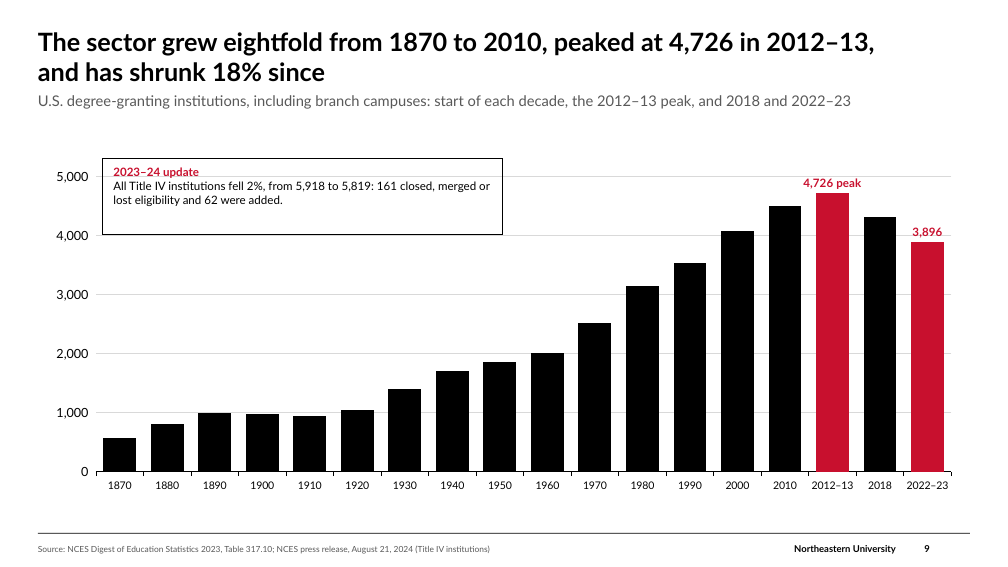
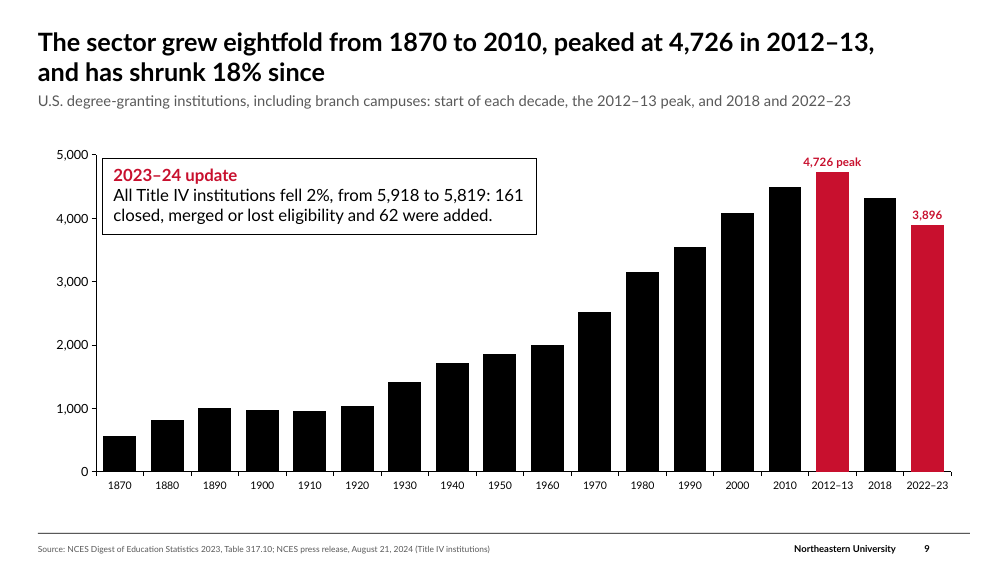
Before and after one commit to brettcsweet/Tonys-repo, a slide deck: slide 9 of GC_Financial_Update_2026-09-30.pptx. Drawn at 1008x567 pixels with LibreOffice and Linux fonts; fonts in the diff are those of the drawing; background and template pictures are left out. Boxes give left, top, right and bottom in pixels: in the first picture for what was removed or moved away, otherwise in the second. Text is boxed around its words. In the diff, an @@ line names an element or a change of style, - is before the commit and + after.

```diff
--- a/GC_Financial_Update_2026-09-30.pptx
+++ b/GC_Financial_Update_2026-09-30.pptx
@@ column chart at bbox=[38, 140, 970, 499] @@
@@ category axis changed @@
@@ value axis changed @@
@@ rectangle: place and size @@
-rectangle at bbox=[102, 159, 503, 234]
+rectangle at bbox=[102, 159, 537, 234]
@@ text "2023–24 update" at bbox=[113, 168, 524, 224]: size 11 to 16 pt @@
```
Also in this commit, not shown: 41 other slides changed, 2 slides removed.
